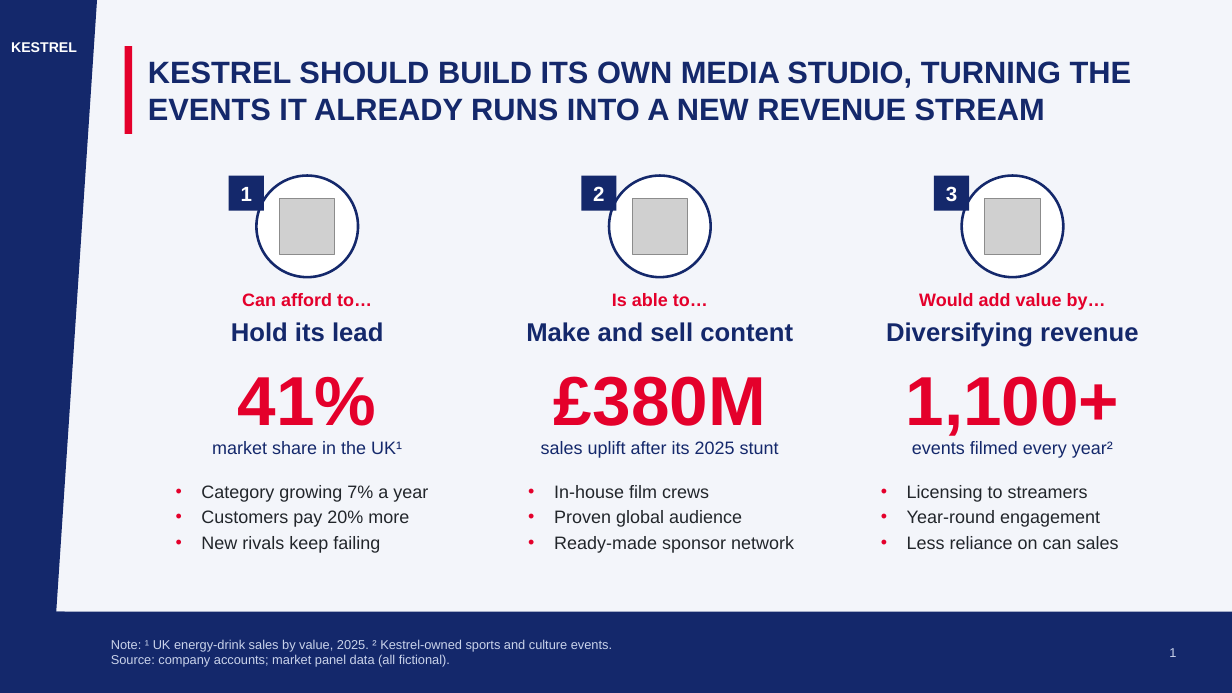
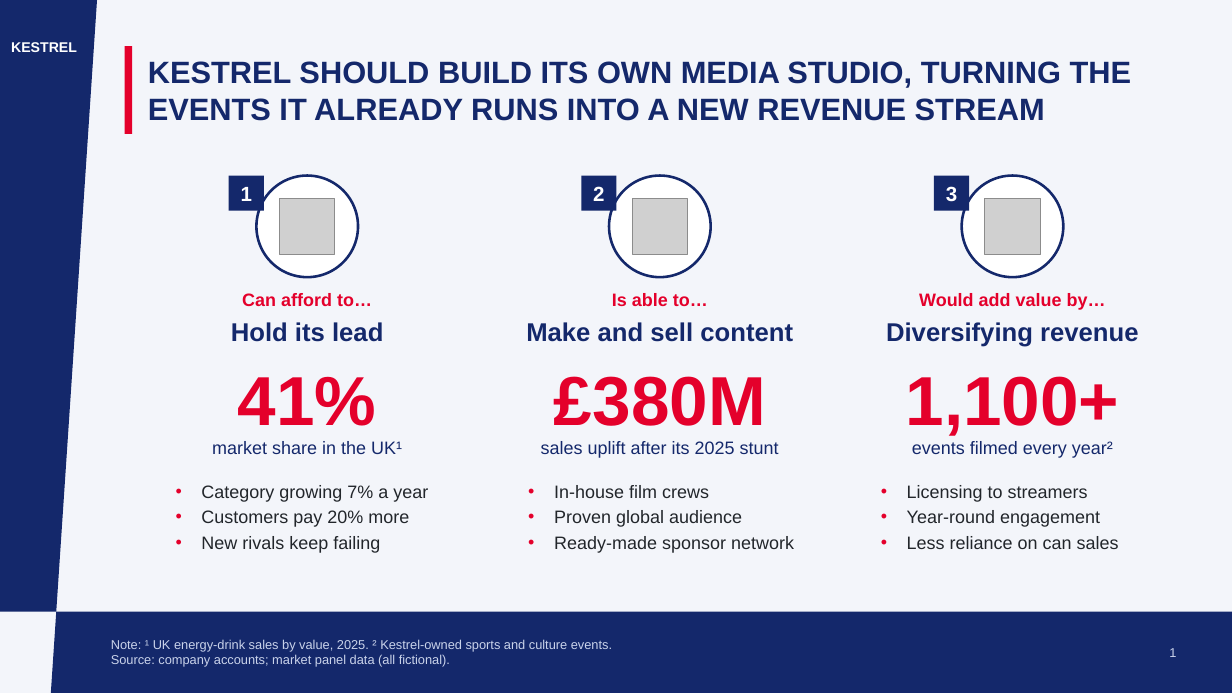
Before and after one commit to bmc-marshall/slidewell, a slide deck: slide 1 of slidewell/examples/showcase.pptx. Drawn at 1232x693 pixels with LibreOffice and Linux fonts; fonts in the diff are those of the drawing; grey boxes stand for pictures. Boxes give left, top, right and bottom in pixels: in the first picture for what was removed or moved away, otherwise in the second. Text is boxed around its words. In the diff, an @@ line names an element or a change of style, - is before the commit and + after.

```diff
--- a/slidewell/examples/showcase.pptx
+++ b/slidewell/examples/showcase.pptx
@@ freeform shape: place and size @@
-freeform shape at (0, 0, 97, 693)
+freeform shape at (0, 0, 97, 612)
@@ rectangle removed at (51, 612, 1232, 693) @@
@@ freeform shape removed at (51, 612, 65, 693) @@
@@ freeform shape added at (51, 612, 1232, 693), fill #14286B @@
```
Also in this commit, not shown: 13 slides added, 3 other files.
